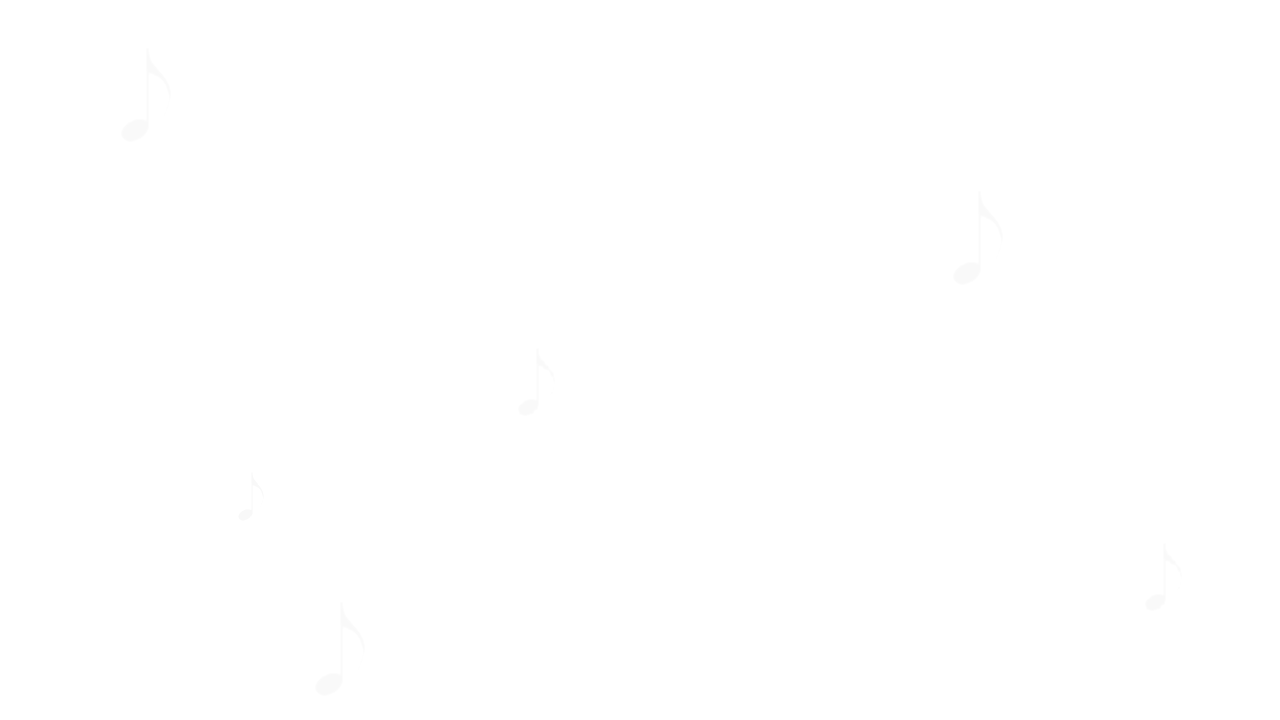
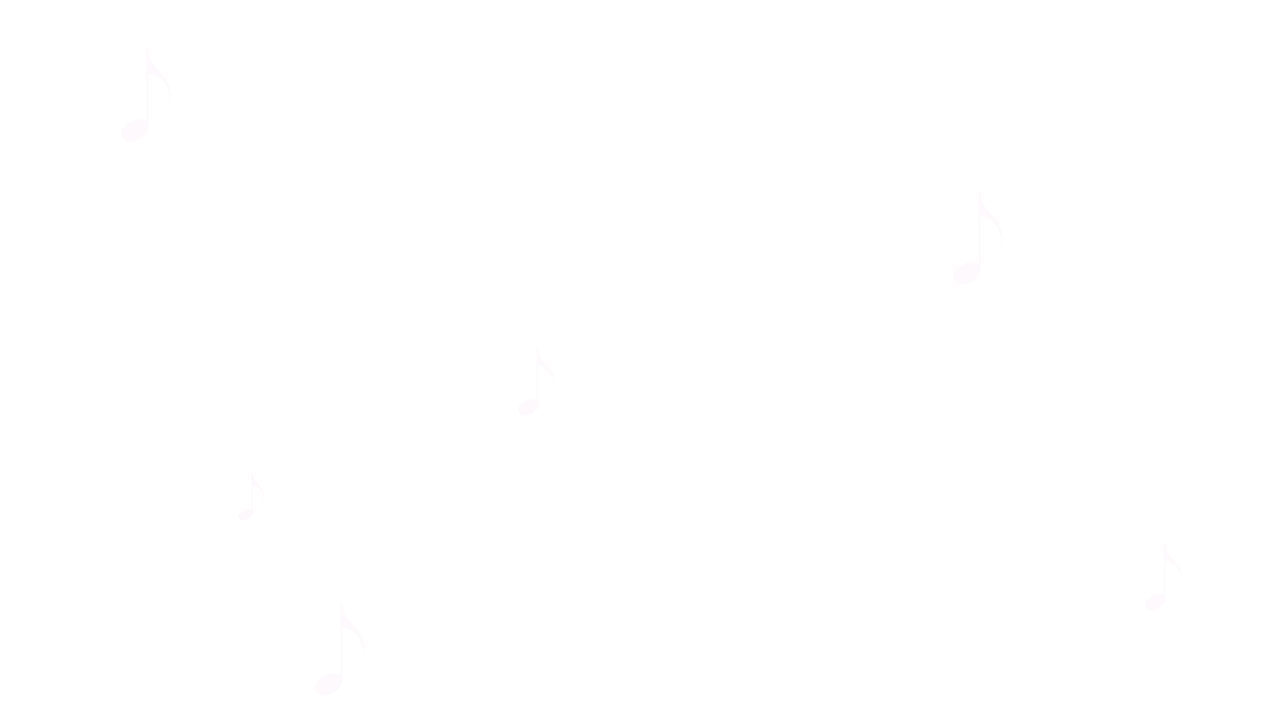
Layered file, before and after one edit (w=1280, h=720). Changes by layer:
renamed "Layer 1 copy 3" to "Layer 2", opacity 15% → 61%, moved it above "Layer 1", painted on it over [122, 49, 1180, 695]
"Layer 1": opacity 17% → 100%, painted on it over [122, 49, 1180, 695]